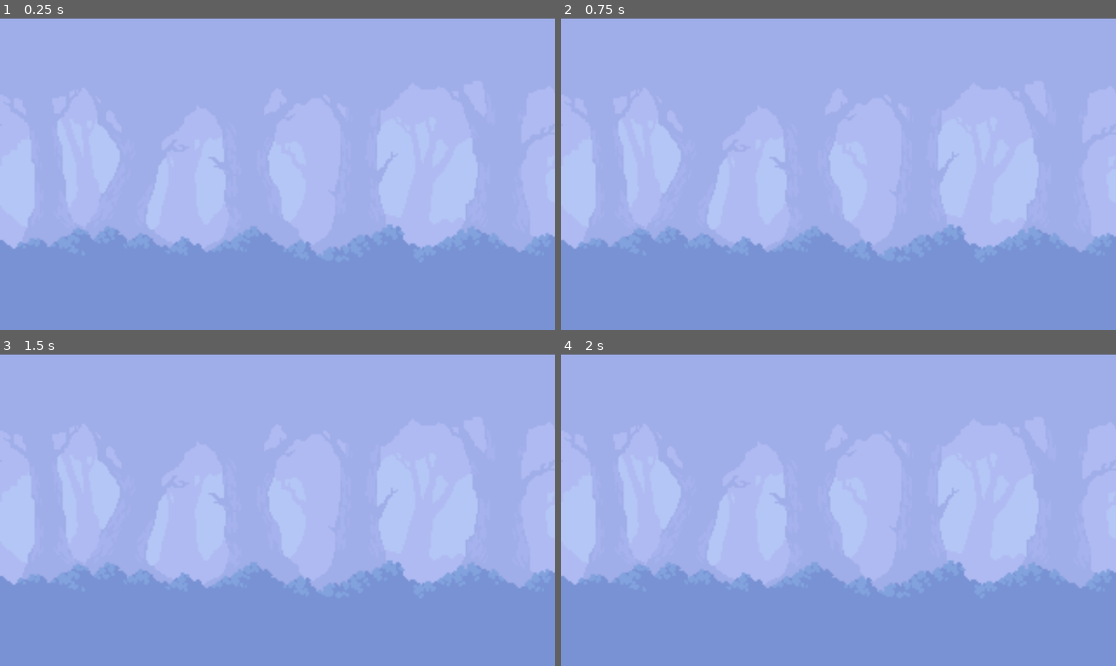
Above: before the commit, frames 1-4 (two rows, left to right).
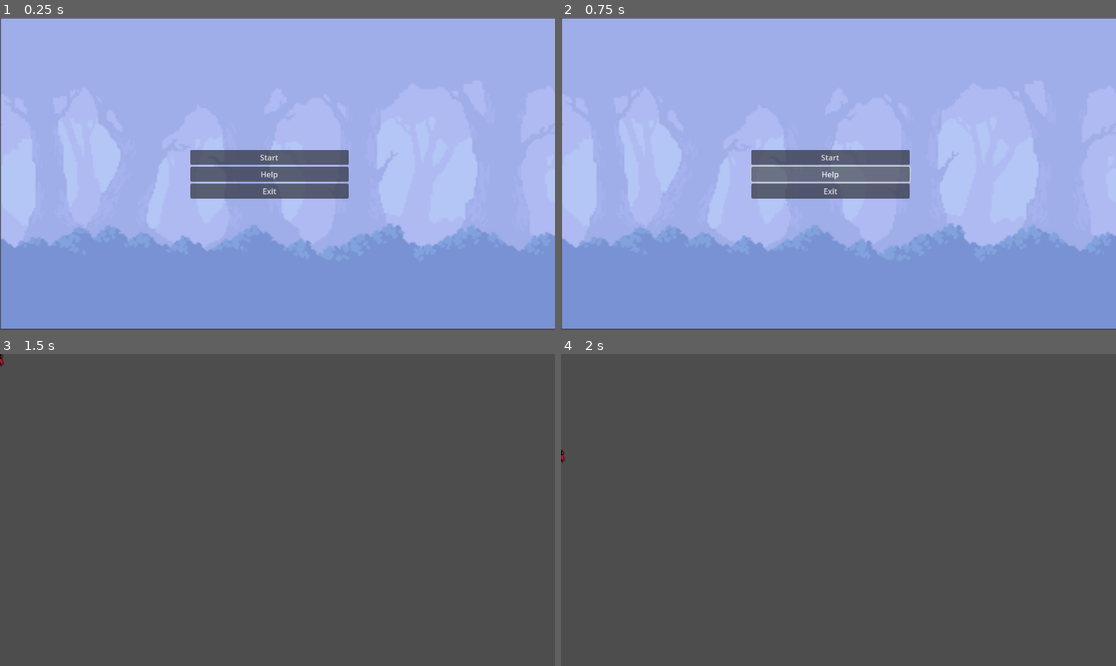
Above: after the commit, the same moments.

Repository: arthuruous/DaydreamSP
Game: Godot game, scene res://main_menu.tscn
The game is run twice, just before and just after one commit, with the same random seed, the same clock (stepped at 60 frames per second) and the same inputs.
Inputs (mouse positions are in pixels of both pictures, inside the frame that each line leads up to):
- Up to frame 1 (0.25 s): no input
- Up to frame 2 (0.75 s): click (832, 174) at 0.5 s, where only the run after the commit has a clickable "Help"
- Up to frame 3 (1.5 s): click (271, 494) at 1.25 s, where only the run after the commit has a clickable "Start"
- Up to frame 4 (2 s): no input

The runs differ from the first frame. In frame 1, 5.0% of the frame differs, in the area x 0-100%, y 0-100%; in frame 2, 5.1%; in frame 3, 100%; in frame 4, 100%.

Commit message:
Main_scree-with-script

Diff:
--- /dev/null
+++ b/Menu.gd
@@ -0,0 +1,7 @@
+extends Control
+
+func _ready():
+	pass
+
+func _on_StartButton_pressed():
+	get_tree().change_scene_to_file("res://main.tscn")
--- a/main.tscn
+++ b/main.tscn
@@ -26,9 +26,3 @@
 
 [node name="TileMapLayer" type="TileMapLayer" parent="."]
 tile_set = SubResource("TileSet_h2yge")
-
-[node name="ProgressBar" type="ProgressBar" parent="."]
-offset_left = -74.0
-offset_top = -67.0
-offset_right = 175.0
-offset_bottom = -40.0
--- a/main_menu.tscn
+++ b/main_menu.tscn
@@ -1,10 +1,45 @@
-[gd_scene load_steps=2 format=3 uid="uid://lk36mrneral6"]
+[gd_scene load_steps=3 format=3 uid="uid://lk36mrneral6"]
 
-[ext_resource type="Texture2D" uid="uid://dc155oldv7ep2" path="res://assets/gfx/splash/background_layer_1.png" id="1_06t4h"]
+[ext_resource type="Script" uid="uid://b3kket56nlims" path="res://Menu.gd" id="1_06t4h"]
+[ext_resource type="Texture2D" uid="uid://dc155oldv7ep2" path="res://assets/gfx/splash/background_layer_1.png" id="2_7vrkn"]
 
-[node name="MainMenu" type="Node"]
+[node name="Menu" type="Control"]
+layout_mode = 3
+anchors_preset = 15
+anchor_right = 1.0
+anchor_bottom = 1.0
+grow_horizontal = 2
+grow_vertical = 2
+script = ExtResource("1_06t4h")
 
 [node name="BackgroundLayer1" type="Sprite2D" parent="."]
-position = Vector2(577, 324.5)
-scale = Vector2(3.60625, 3.5944445)
-texture = ExtResource("1_06t4h")
+position = Vector2(577.5, 323)
+scale = Vector2(3.5968747, 3.5777776)
+texture = ExtResource("2_7vrkn")
+
+[node name="VBoxContainer" type="VBoxContainer" parent="."]
+layout_mode = 1
+anchors_preset = 14
+anchor_top = 0.5
+anchor_right = 1.0
+anchor_bottom = 0.5
+offset_left = 395.0
+offset_top = -50.5
+offset_right = -428.0
+offset_bottom = 50.5
+grow_horizontal = 2
+grow_vertical = 2
+
+[node name="StartButton" type="Button" parent="VBoxContainer"]
+layout_mode = 2
+text = "Start"
+
+[node name="HelpButton" type="Button" parent="VBoxContainer"]
+layout_mode = 2
+text = "Help"
+
+[node name="ExitButton" type="Button" parent="VBoxContainer"]
+layout_mode = 2
+text = "Exit"
+
+[connection signal="pressed" from="VBoxContainer/StartButton" to="." method="_on_StartButton_pressed"]
Not shown, added: Menu.gd.uid
Binary file added: assets/gfx/splash/Purple_Buttons_Pixel.png
Not shown, added: assets/gfx/splash/Purple_Buttons_Pixel.png.import
